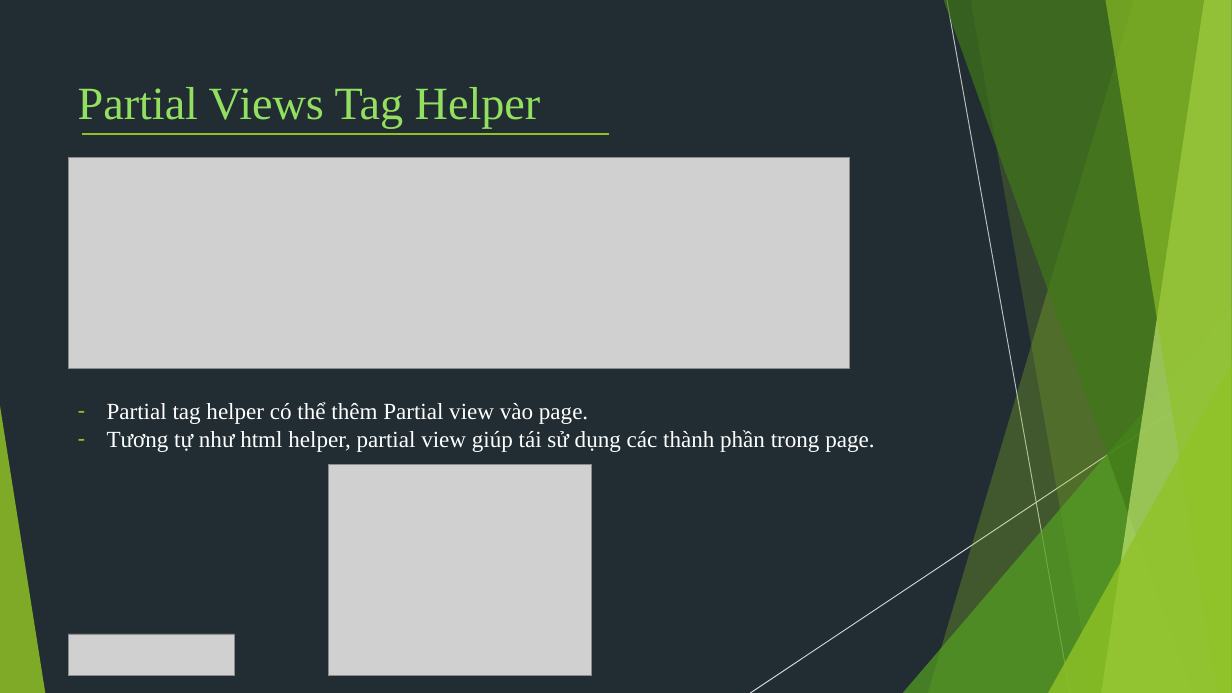
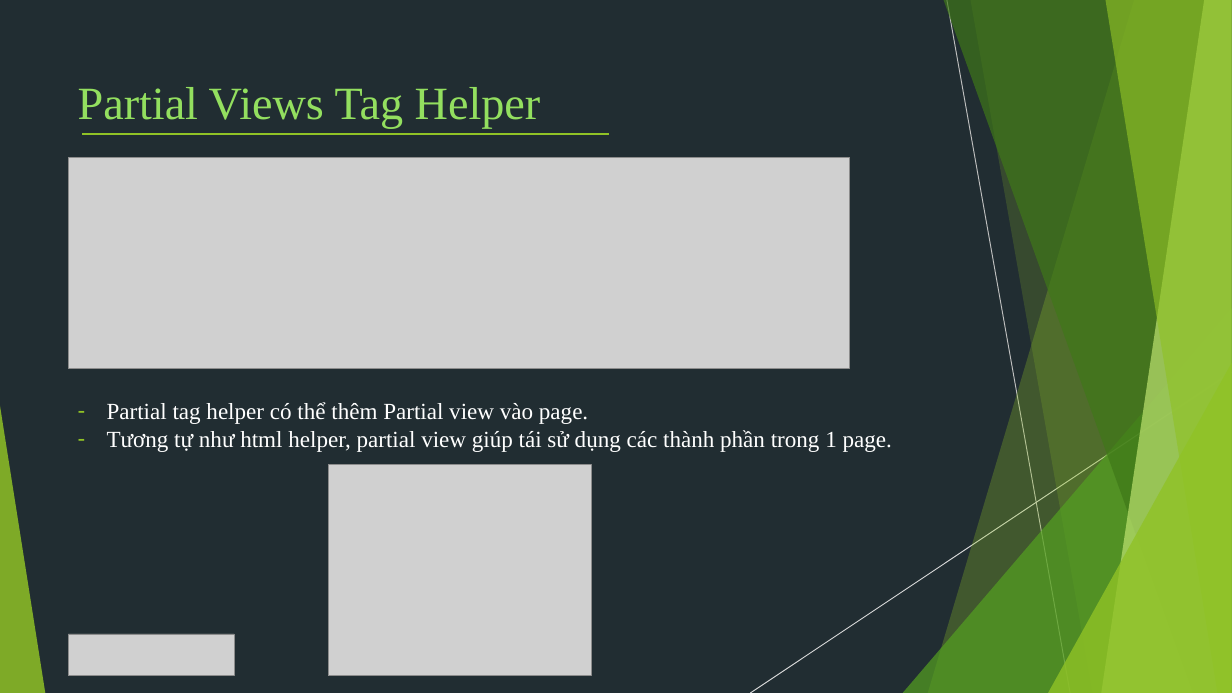
Before and after one commit to TechMarDay/RazorPage, a slide deck: slide 33 of Razor pages.pptx. Drawn at 1232x693 pixels with LibreOffice and Linux fonts; fonts in the diff are those of the drawing; grey boxes stand for pictures. Boxes give left, top, right and bottom in pixels: in the first picture for what was removed or moved away, otherwise in the second. Text is boxed around its words. In the diff, an @@ line names an element or a change of style, - is before the commit and + after.

```diff
--- a/Razor pages.pptx
+++ b/Razor pages.pptx
@@ text at [107, 430, 892, 452]: text changed @@
-– Tương tự như html helper, partial view giúp tái sử dụng các thành phần trong page.
+– Tương tự như html helper, partial view giúp tái sử dụng các thành phần trong 1 page.
```
Also in this commit, not shown: 4 other slides changed, 1 slide added, 1 slide removed, 10 other files.
